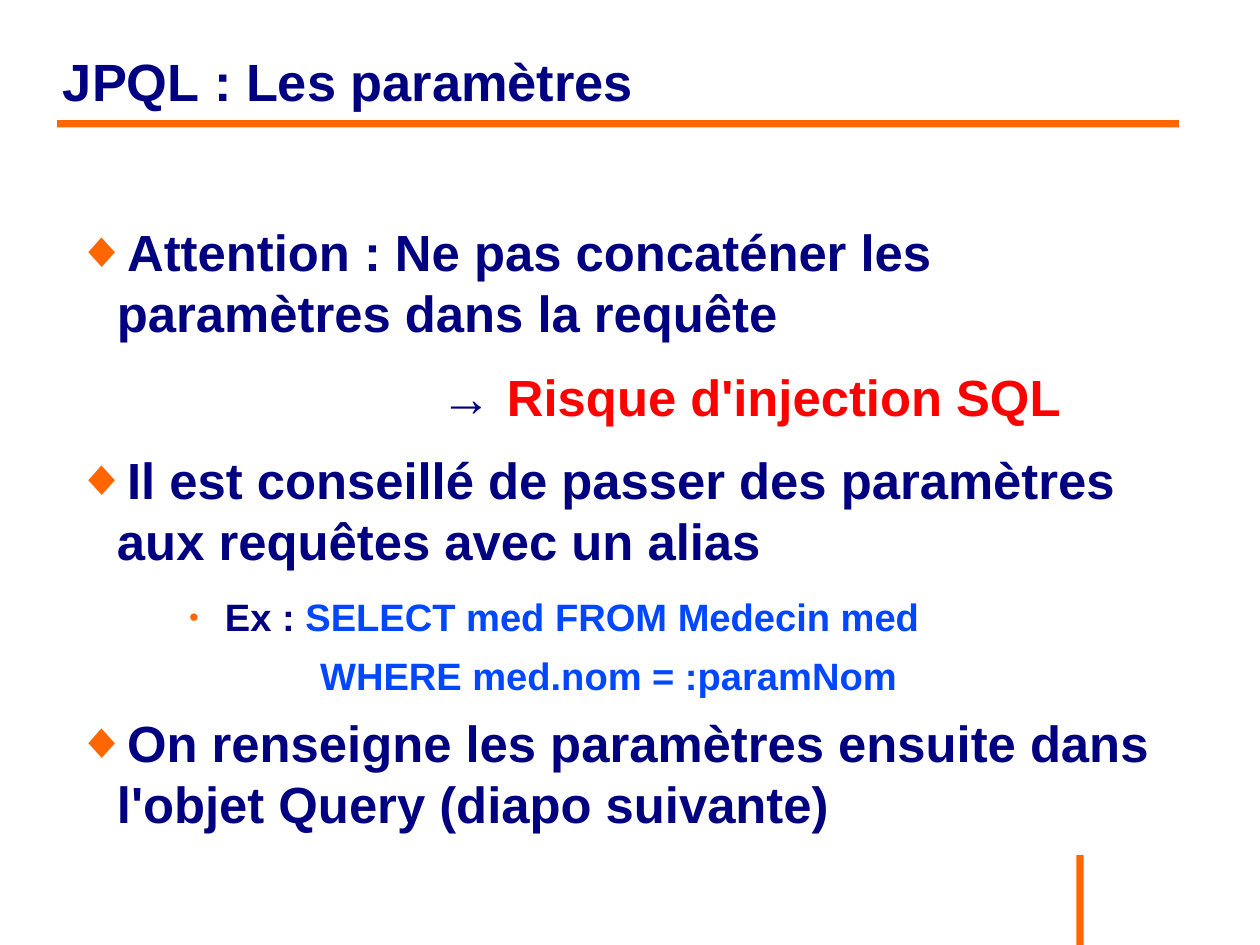
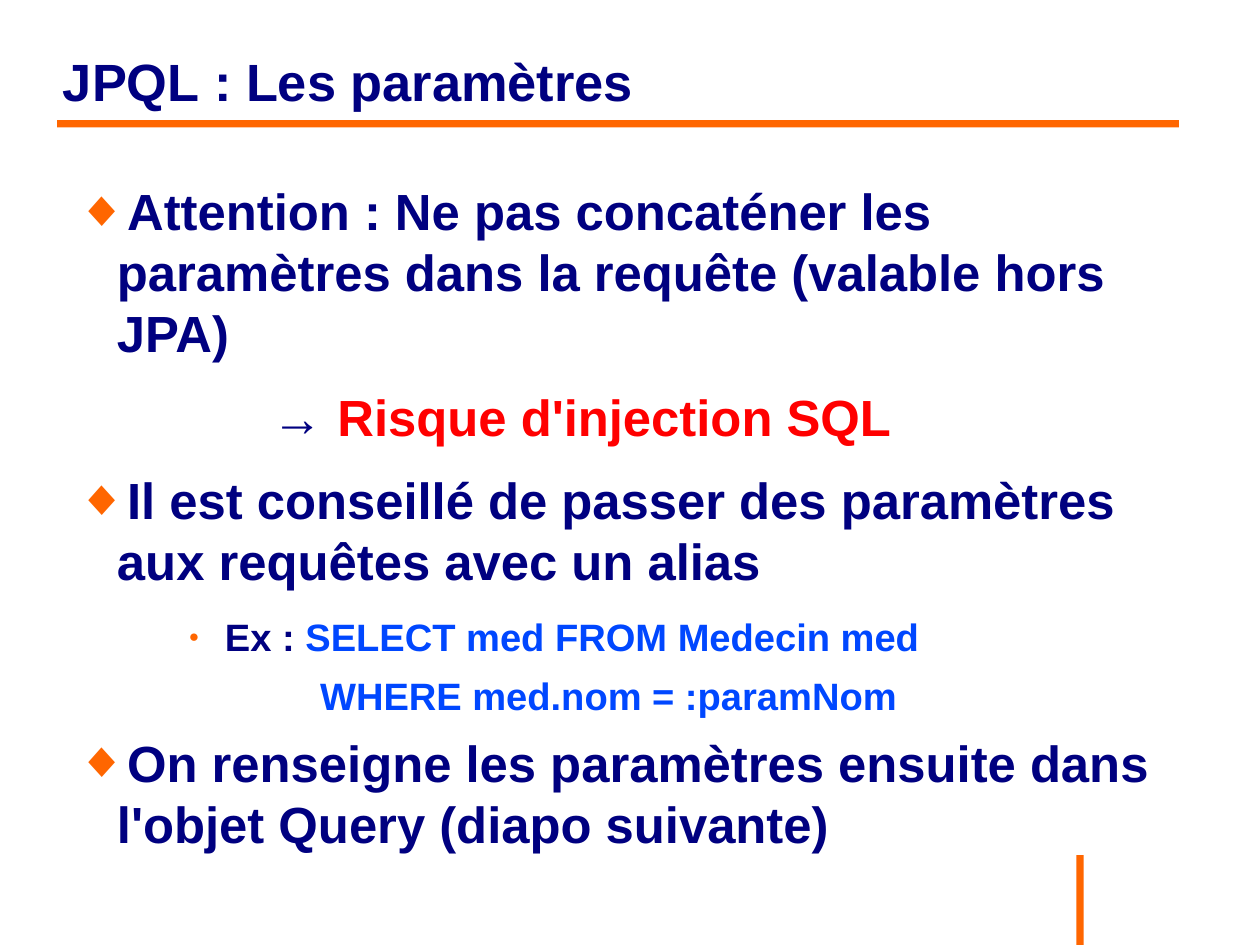
Before and after one commit to philphils/formation-hibernate-basique, a slide deck: slide 119 of Documentation/diapo_formation_hibernate.odp (slide 117 before the commit). Drawn at 1260x945 pixels with LibreOffice and Linux fonts; fonts in the diff are those of the drawing; background and template pictures are left out. Boxes give left, top, right and bottom in pixels: in the first picture for what was removed or moved away, otherwise in the second. Text is boxed around its words. In the diff, an @@ line names an element or a change of style, - is before the commit and + after.

Commit message:
MàJ diapo partie 7

```diff
--- a/Documentation/diapo_formation_hibernate.odp
+++ b/Documentation/diapo_formation_hibernate.odp
@@ text "Attention : Ne pas concaténer ...": place and size @@
-text "Attention : Ne pas concaténer ..." at [117, 233, 1149, 834]
+text "Attention : Ne pas concaténer ..." at [117, 192, 1149, 854]
@@ text at [117, 192, 1105, 363]: text changed @@
-◆ Attention : Ne pas concaténer les paramètres dans la requête
+◆ Attention : Ne pas concaténer les paramètres dans la requête (valable hors JPA)
```
Also in this commit, not shown: 21 other slides changed, 2 slides added.
